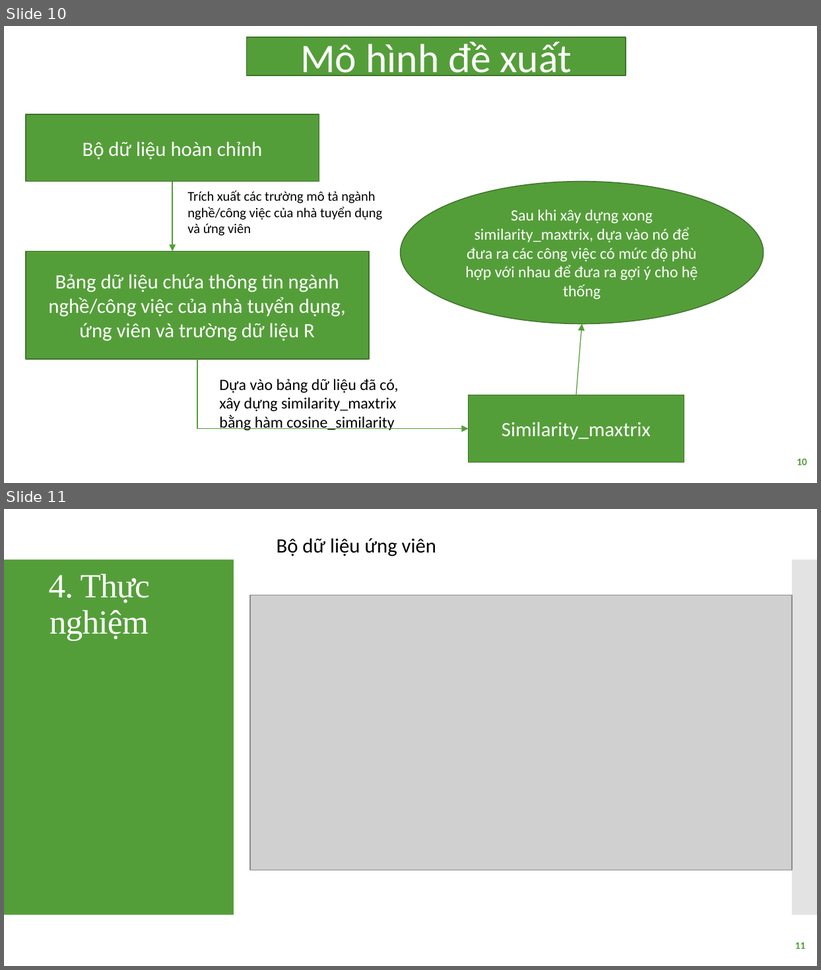
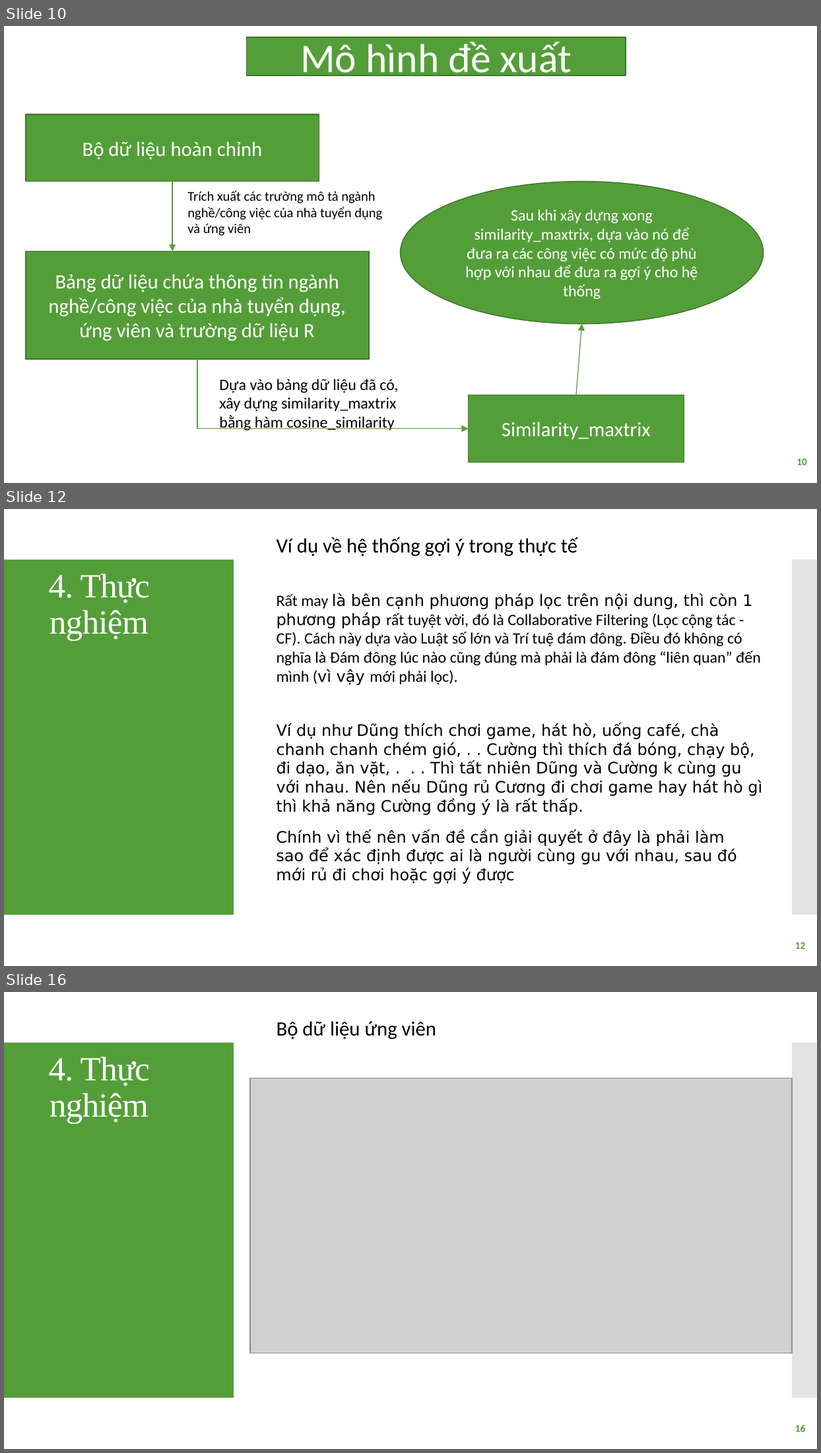
Before and after one commit to hoangtuyenblogger/Collaborative-filtering, a slide deck: Báo cáo/thuyết trình báo cáo.pptx. Shown one above the other, each under a label of ours: slides 10 and 11 before the commit, slides 10, 12 and 16 after it; the slides between them are not shown. The pictures are 821x970 and 821x1453 pixels, drawn with LibreOffice and Linux fonts; fonts in the diff are those of the drawing; grey boxes stand for pictures. Boxes give left, top, right and bottom in pixels: in the first picture for what was removed or moved away, otherwise in the second. Text is boxed around its words. In the diff, an @@ line names an element or a change of style, - is before the commit and + after.

```diff
--- a/Báo cáo/thuyết trình báo cáo.pptx
+++ b/Báo cáo/thuyết trình báo cáo.pptx
@@ slide 12 added at box(4, 509, 817, 966), background #FFFFFF; not listed: 2 template elements that a slide beside it also shows @@
@@ text added at box(277, 537, 578, 557), 18 pt, text #000000 @@
+Ví dụ về hệ thống gợi ý trong thực tế
@@ title added at box(49, 574, 150, 641), 30 pt, text #FFFFFF @@
+4. Thực nghiệm
@@ text added at box(277, 593, 761, 685), 14 pt, text #000000 @@
+Rất may là bên cạnh phương pháp lọc trên nội dung, thì còn 1 phương pháp rất tuyệt vời, đó là Collaborative Filtering (Lọc cộng tác - CF). Cách này dựa vào Luật số lớn và Trí tuệ đám đông. Điều đó không có nghĩa là Đám đông lúc nào cũng đúng mà phải là đám đông “liên quan” đến mình (vì vậy mới phải lọc).
@@ text added at box(277, 723, 762, 815), 14 pt, text #000000 @@
+Ví dụ như Dũng thích chơi game, hát hò, uống café, chà chanh chanh chém gió, . . Cường thì thích đá bóng, chạy bộ, đi dạo, ăn vặt, . . . Thì tất nhiên Dũng và Cường k cùng gu với nhau. Nên nếu Dũng rủ Cương đi chơi game hay hát hò gì thì khả năng Cường đồng ý là rất thấp.
@@ text added at box(276, 830, 737, 884), 14 pt, text #000000 @@
+Chính vì thế nên vấn đề cần giải quyết ở đây là phải làm sao để xác định được ai là người cùng gu với nhau, sau đó mới rủ đi chơi hoặc gợi ý được
@@ page number added at box(795, 943, 806, 949), 9 pt, text #549E39, bold @@
+12
@@ what was slide 11 is now slide 16 @@
@@ page number at box(795, 1425, 806, 1432): text changed @@
-11
+16
```
Also in this commit, not shown: 2 slides changed, 4 other slides added.
